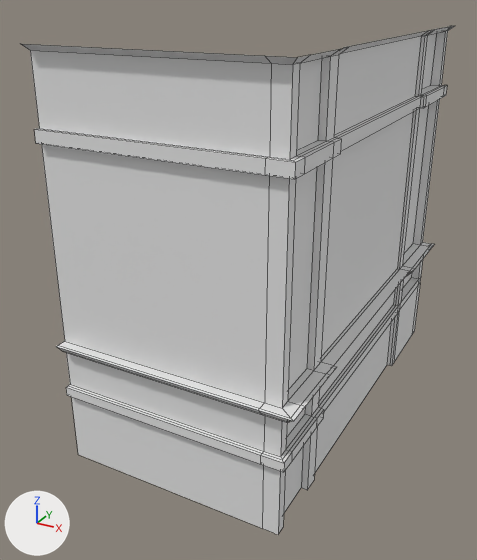
What one commit did to the Blender file art stuff/3d models for proj.blend.
One viewpoint serves both versions: a 50 mm lens placed at (52.5, -94.5, 67.5), pointed at (-8.3, 16.0, 12.2). The lights are fixed; the arrows at lower left show +X, +Y and +Z. Mesh edges are drawn as thin lines. The same objects are shown in both versions, whatever each file hides.

The first picture shows 'corner building'.
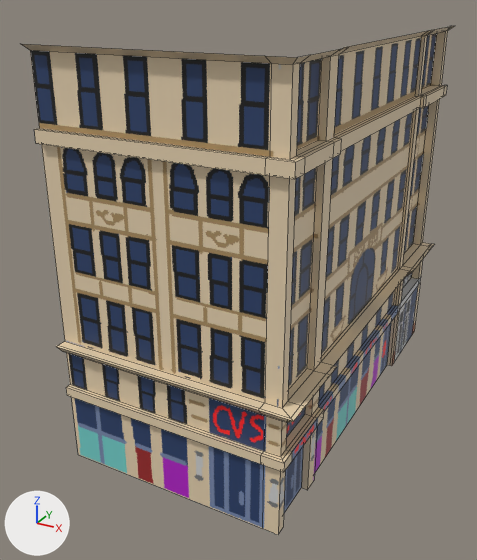
Location of each change, [x1, y1, x2, y2] in pixels of the pictures (477 x 560 px):
'corner building', recoloured (grey to beige): [22, 26, 454, 534] in both

Edits to the bpy script that builds the scene:
```text
Add img_corner_building_png:
    img_corner_building_png = load_image('corner building.png', 'corner building.png', 512, 512, 'sRGB')
Add mat_material_012:
    mat_material_012 = principled_material('Material.012')
    mat_material_012.texture = img_corner_building_png
Change me_cube_089:
    where me_cube_089.from_pydata(...)  # 256 vertices, 227 faces; spans x -1.58..1.22, y -1.14..3.97, z -1.0..3.59
    add me_cube_089.materials.append(mat_material_012)  # picture img_corner_building_png
```
